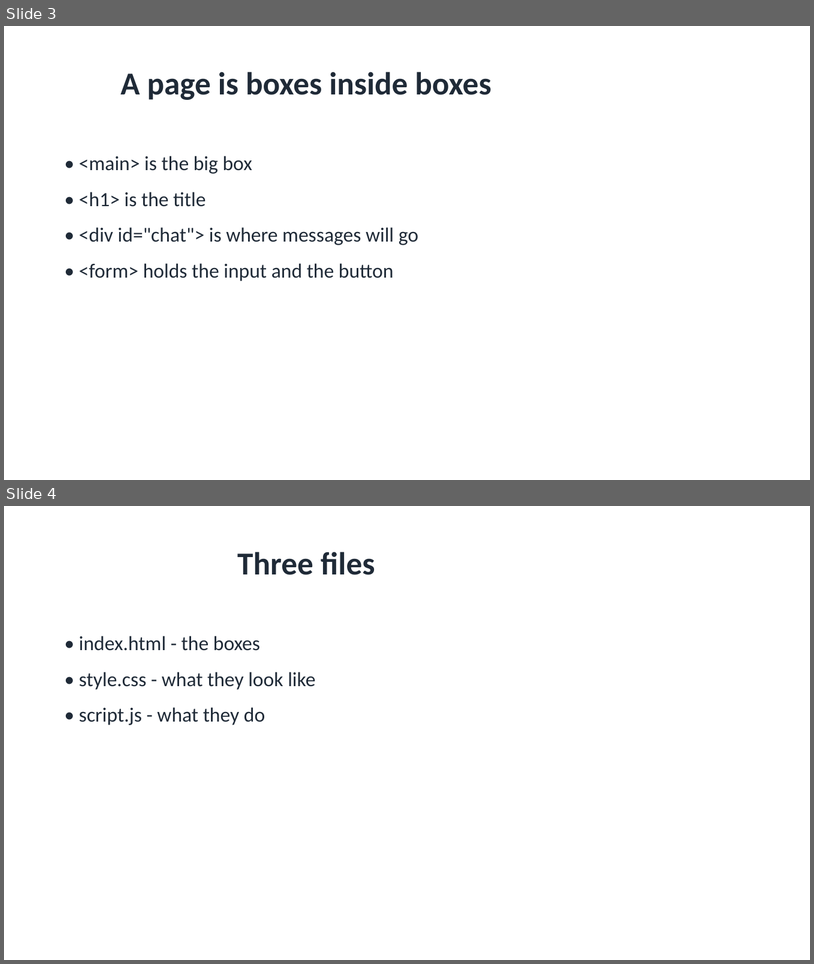
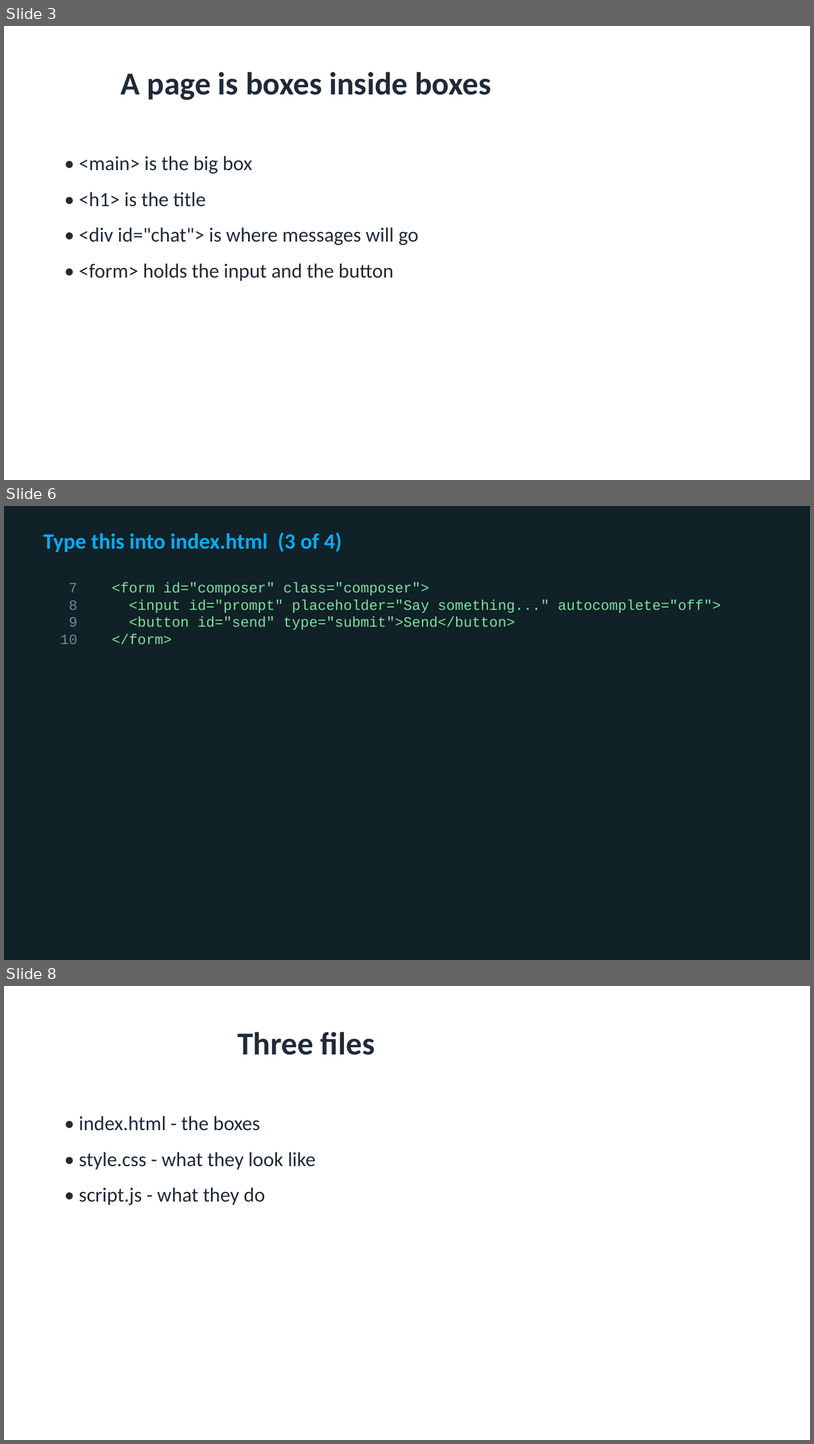
Before and after one commit to utgapps/utgapps.github.io, a slide deck: ai101/slides/week-01.pptx. Shown one above the other, each under a label of ours: slides 3 and 4 before the commit, slides 3, 6 and 8 after it; the slides between them are not shown. The pictures are 814x964 and 814x1444 pixels, drawn with LibreOffice and Linux fonts; fonts in the diff are those of the drawing. Boxes give left, top, right and bottom in pixels: in the first picture for what was removed or moved away, otherwise in the second. Text is boxed around its words. In the diff, an @@ line names an element or a change of style, - is before the commit and + after.

```diff
--- a/ai101/slides/week-01.pptx
+++ b/ai101/slides/week-01.pptx
@@ slide 6 added at (4,506,810,960), background #102127 @@
@@ text added at (43,532,342,552), 26 pt, text #01AEFD, bold @@
+Type this into index.html (3 of 4)
@@ text added at (69,582,722,645), 17 pt, text #7FE0A0 @@
+7 <form id="composer" class="composer">
+8 <input id="prompt" placeholder="Say something..." autocomplete="off">
+9 <button id="send" type="submit">Send</button>
+10 </form>
@@ what was slide 4 is now slide 8 @@
```
Also in this commit, not shown: 8 other slides added, 34 other files.
